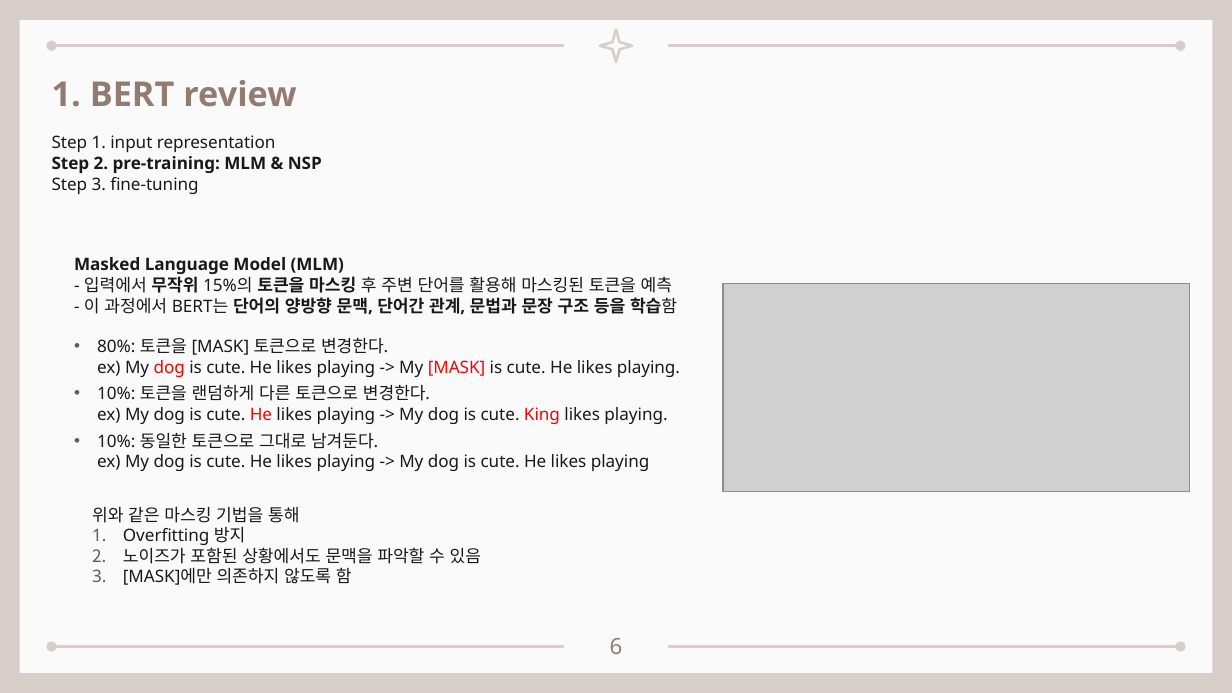
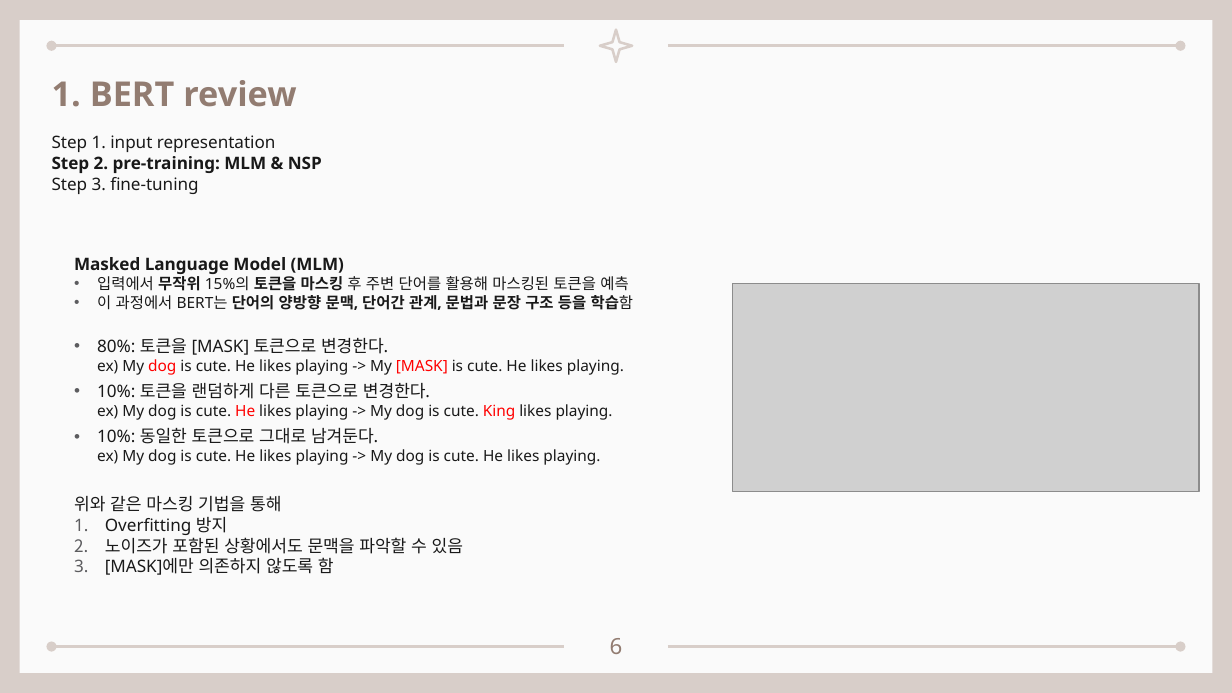
Before and after one commit to seungdeng/DELab, a slide deck: slide 6 of PPT/DSLab_이승건_BERT멘토링발표.pptx. Drawn at 1232x693 pixels with LibreOffice and Linux fonts; fonts in the diff are those of the drawing; grey boxes stand for pictures. Boxes give left, top, right and bottom in pixels: in the first picture for what was removed or moved away, otherwise in the second. Text is boxed around its words. In the diff, an @@ line names an element or a change of style, - is before the commit and + after.

```diff
--- a/PPT/DSLab_이승건_BERT멘토링발표.pptx
+++ b/PPT/DSLab_이승건_BERT멘토링발표.pptx
@@ text at [74, 257, 633, 310]: text changed; size 10 to 9 pt @@
-Masked Language Model (MLM)
-- 입력에서 무작위 15%의 토큰을 마스킹 후 주변 단어를 활용해 마스킹된 토큰을 예측
-- 이 과정에서 BERT는 단어의 양방향 문맥, 단어간 관계, 문법과 문장 구조 등을 학습함
+Masked Language Model (MLM)
+• 입력에서 무작위 15%의 토큰을 마스킹 후 주변 단어를 활용해 마스킹된 토큰을 예측
+• 이 과정에서 BERT는 단어의 양방향 문맥, 단어간 관계, 문법과 문장 구조 등을 학습함
@@ picture: place and size @@
-picture at [723, 283, 1190, 492]
+picture at [733, 283, 1200, 492]
@@ text at [97, 338, 624, 420]: size 10 to 9 pt in "ex) My dog is cute. He likes ...", "ex) My dog is cute. He likes ..." @@
@@ text at [97, 428, 600, 465]: text changed; size 10 to 9 pt @@
-• 10%: 동일한 토큰으로 그대로 남겨둔다.
-  ex) My dog is cute. He likes playing -> My dog is cute. He likes playing
+• 10%: 동일한 토큰으로 그대로 남겨둔다.
+  ex) My dog is cute. He likes playing -> My dog is cute. He likes playing.
@@ text "위와 같은 마스킹 기법을 통해": place and size @@
-text "위와 같은 마스킹 기법을 통해" at [92, 507, 481, 585]
+text "위와 같은 마스킹 기법을 통해" at [74, 496, 463, 575]
```
Also in this commit, not shown: 17 other slides changed, 1 other file.
